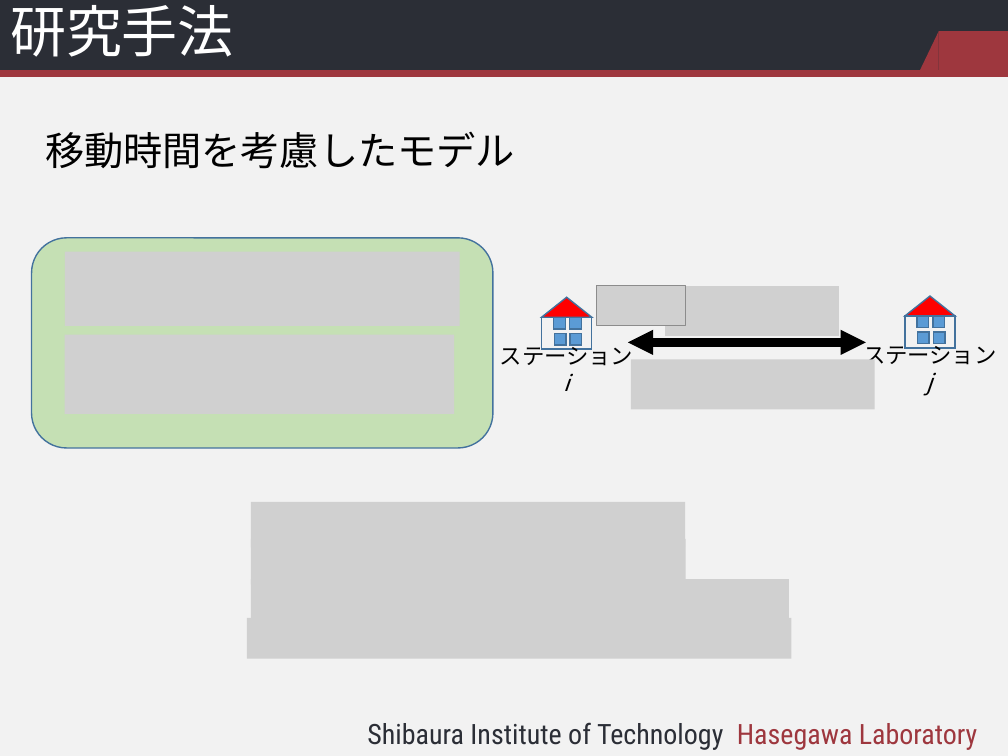
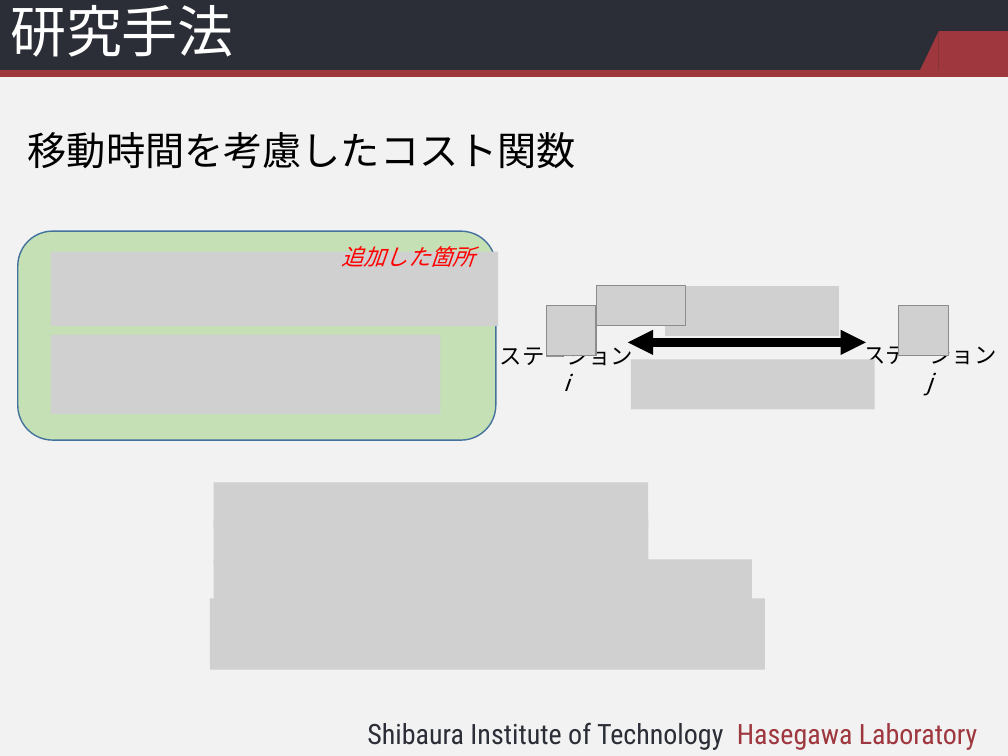
Before and after one commit to kotaro912214/research, a slide deck: slide 9 of 中間発表/BQ16048_中間発表_関_パワポ3.pptx. Drawn at 1008x756 pixels with LibreOffice and Linux fonts; fonts in the diff are those of the drawing; grey boxes stand for pictures; background and template pictures are left out. Boxes give left, top, right and bottom in pixels: in the first picture for what was removed or moved away, otherwise in the second. Text is boxed around its words. In the diff, an @@ line names an element or a change of style, - is before the commit and + after.

```diff
--- a/中間発表/BQ16048_中間発表_関_パワポ3.pptx
+++ b/中間発表/BQ16048_中間発表_関_パワポ3.pptx
@@ text at [28, 132, 576, 169]: text changed @@
-移動時間を考慮したモデル
+移動時間を考慮したコスト関数
@@ rounded rectangle: place and size @@
-rounded rectangle at [31, 238, 493, 448]
+rounded rectangle at [18, 231, 496, 439]
@@ picture: place and size @@
-picture at [65, 252, 460, 326]
+picture at [51, 252, 499, 327]
@@ text added at [341, 246, 475, 267], 16 pt, text #FF0000, italic @@
+追加した箇所
@@ picture added at [546, 305, 597, 356] @@
@@ picture added at [899, 305, 950, 356] @@
@@ group removed at [541, 296, 956, 350]: 10 rectangles, 2 triangles @@
@@ picture: place and size @@
-picture at [65, 335, 454, 414]
+picture at [51, 335, 440, 414]
@@ 3 pictures: place and size @@
-3 pictures at [251, 502, 789, 622]
+3 pictures at [214, 482, 752, 603]
@@ picture: place and size @@
-picture at [247, 618, 791, 658]
+picture at [210, 599, 765, 670]
```
Also in this commit, not shown: 8 other slides changed, 3 slides added, 2 slides removed, 14 other files.
